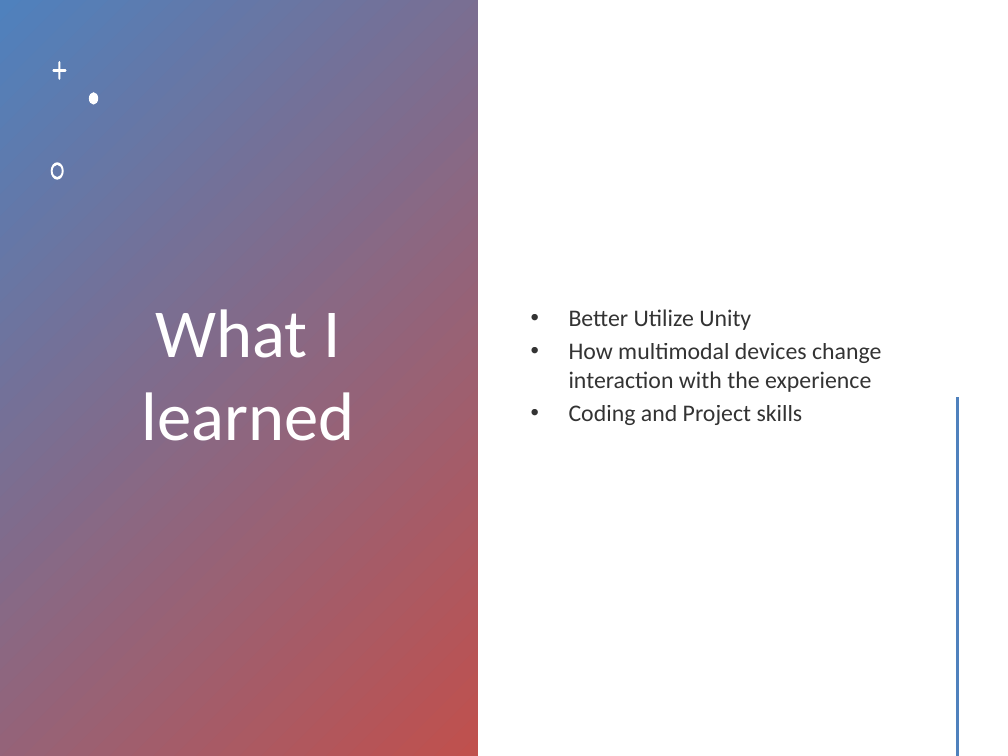
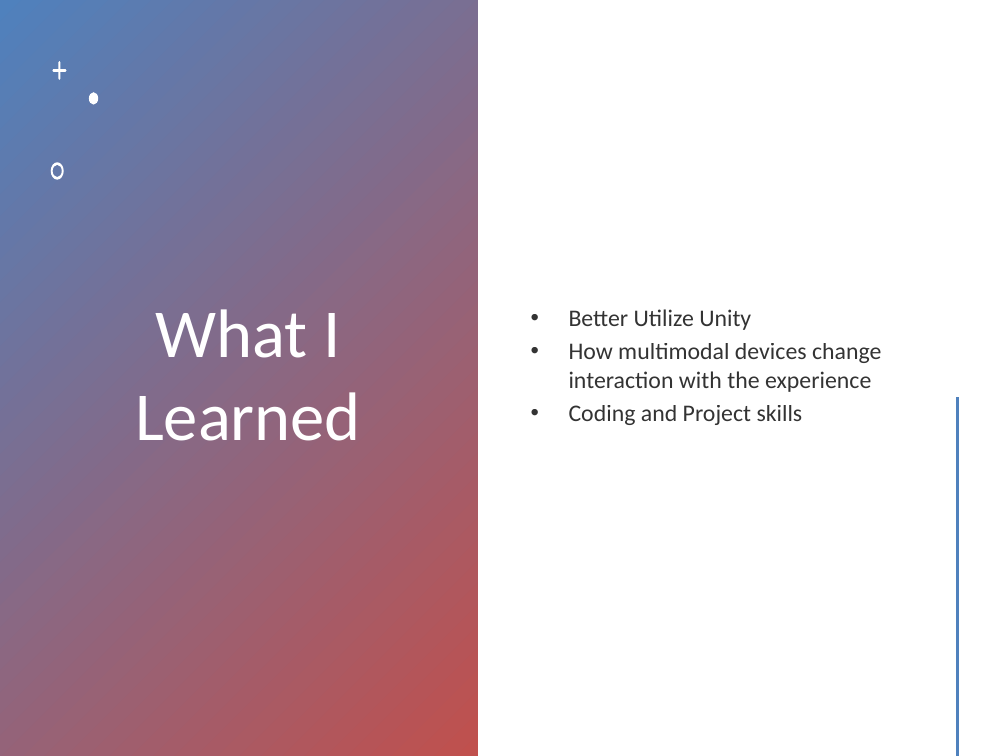
Before and after one commit to csu-hci-projects/CS465_OrdwayR, a slide deck: slide 23 of Rosys_Wizards_465_Presentation.pptx (slide 19 before the commit). Drawn at 1008x756 pixels with LibreOffice and Linux fonts; fonts in the diff are those of the drawing. Boxes give left, top, right and bottom in pixels: in the first picture for what was removed or moved away, otherwise in the second. Text is boxed around its words. In the diff, an @@ line names an element or a change of style, - is before the commit and + after.

```diff
--- a/Rosys_Wizards_465_Presentation.pptx
+++ b/Rosys_Wizards_465_Presentation.pptx
@@ title at box(135, 309, 361, 441): text changed @@
-What I learned
+What I Learned
```
Also in this commit, not shown: 3 other slides changed, 4 slides added, 3 other files.
